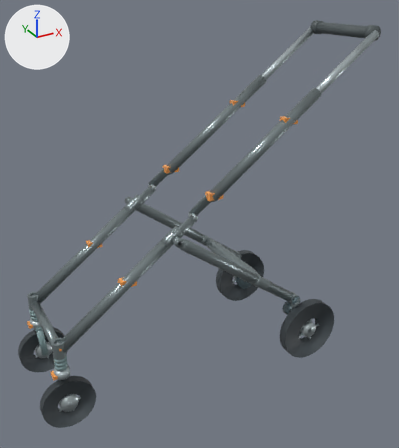
Before and after pictures for a commit that changed the glTF model models/no_cabin/w380_state1_wheel_S.glb.
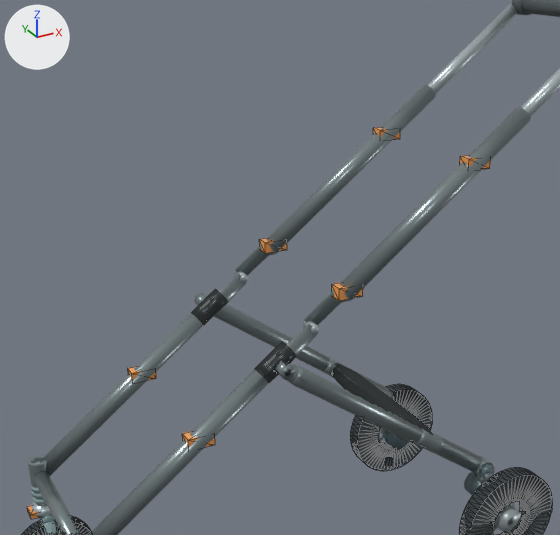
There are two pictures of each version: one whole from a 50 mm lens placed at (-0.175, -1.363, 1.137), pointed at (0.561, -0.024, 0.468), one close up on the part from 3% to 85% of the width and 6% to 75% of the height. Arrows for +X, +Y and +Z are at upper left; the lights stay in place. The last two pictures show the newer version. The close-ups show mesh edges as thin lines. Where no turn or scale is listed for an object, it has been applied to the vertices.

In view in the first close-up: 'RL_tire.009', 'RR_tire.009', 'V46_main_pivot_saddle_-1.002', 'V46_rear_leg_-1.002', 'V46_rear_leg_1.002', 'V46_rearbar.002', 'front_fixed_round_tube', 'handle_slider_1.010', 'main_lower_-1', 'main_lower_1', 'main_upper_-1', 'main_upper_1' and 36 more.
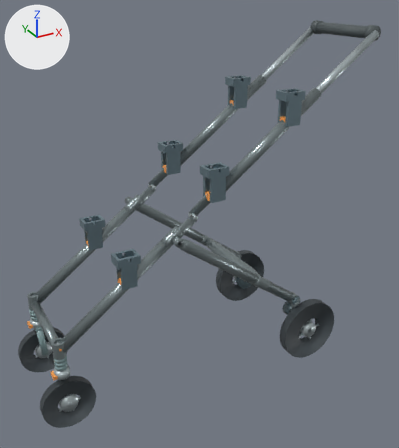
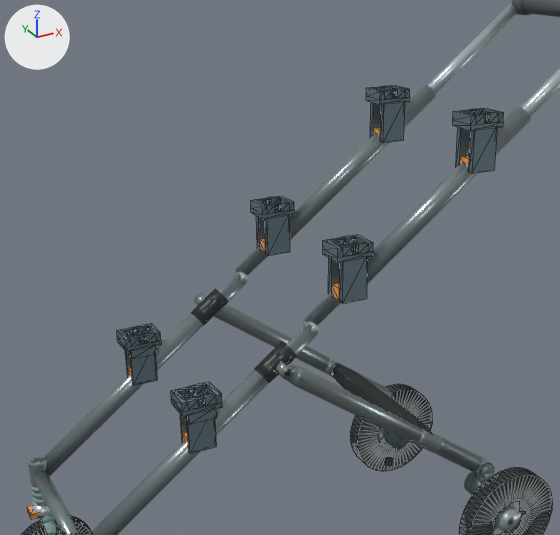
Diff of the bpy script that builds the scene:
```diff
--- a/models/no_cabin/w380_state1_wheel_S.glb.py
+++ b/models/no_cabin/w380_state1_wheel_S.glb.py
@@ mat_universal_cabin_receiver @@
+mat_universal_cabin_receiver = principled_material('Universal Cabin Receiver')
+mat_universal_cabin_receiver.base_color = (0.18, 0.26, 0.3)  # greyish blue #768b95
+mat_universal_cabin_receiver.metallic = 0.58
+mat_universal_cabin_receiver.roughness = 0.42
@@ me_universal_cabin_receiver_m__1 @@
+me_universal_cabin_receiver_m__1.from_pydata(...)  # 76 vertices, 156 faces; spans x 0.5147..0.5787, y -0.159..-0.111, z 0.589..0.682
+me_universal_cabin_receiver_m__1.materials.append(mat_universal_cabin_receiver)  # greyish blue #768b95
@@ me_universal_cabin_receiver_l__1 @@
+me_universal_cabin_receiver_l__1.from_pydata(...)  # 84 vertices, 168 faces; spans x 0.248..0.312, y -0.159..-0.111, z 0.389..0.482
+me_universal_cabin_receiver_l__1.materials.append(mat_universal_cabin_receiver)  # greyish blue #768b95
@@ me_universal_cabin_receiver_h__1 @@
+me_universal_cabin_receiver_h__1.from_pydata(...)  # 76 vertices, 156 faces; spans x 0.7547..0.8187, y -0.159..-0.111, z 0.769..0.862
+me_universal_cabin_receiver_h__1.materials.append(mat_universal_cabin_receiver)  # greyish blue #768b95
@@ me_universal_cabin_receiver_m_1 @@
+me_universal_cabin_receiver_m_1.from_pydata(...)  # 76 vertices, 156 faces; spans x 0.5147..0.5787, y 0.111..0.159, z 0.589..0.682
+me_universal_cabin_receiver_m_1.materials.append(mat_universal_cabin_receiver)  # greyish blue #768b95
@@ me_universal_cabin_receiver_l_1 @@
+me_universal_cabin_receiver_l_1.from_pydata(...)  # 84 vertices, 168 faces; spans x 0.248..0.312, y 0.111..0.159, z 0.389..0.482
+me_universal_cabin_receiver_l_1.materials.append(mat_universal_cabin_receiver)  # greyish blue #768b95
@@ me_universal_cabin_receiver_h_1 @@
+me_universal_cabin_receiver_h_1.from_pydata(...)  # 76 vertices, 156 faces; spans x 0.7547..0.8187, y 0.111..0.159, z 0.769..0.862
+me_universal_cabin_receiver_h_1.materials.append(mat_universal_cabin_receiver)  # greyish blue #768b95
@@ ob_universal_cabin_receiver_m__1 @@
+ob_universal_cabin_receiver_m__1 = bpy.data.objects.new('Universal_Cabin_Receiver_M_-1', me_universal_cabin_receiver_m__1)
+ob_universal_cabin_receiver_m__1.location = (0.0, 0.0, 0.0)
@@ ob_universal_cabin_receiver_l__1 @@
+ob_universal_cabin_receiver_l__1 = bpy.data.objects.new('Universal_Cabin_Receiver_L_-1', me_universal_cabin_receiver_l__1)
+ob_universal_cabin_receiver_l__1.location = (0.0, 0.0, 0.0)
@@ ob_universal_cabin_receiver_h__1 @@
+ob_universal_cabin_receiver_h__1 = bpy.data.objects.new('Universal_Cabin_Receiver_H_-1', me_universal_cabin_receiver_h__1)
+ob_universal_cabin_receiver_h__1.location = (0.0, 0.0, 0.0)
@@ ob_universal_cabin_receiver_m_1 @@
+ob_universal_cabin_receiver_m_1 = bpy.data.objects.new('Universal_Cabin_Receiver_M_1', me_universal_cabin_receiver_m_1)
+ob_universal_cabin_receiver_m_1.location = (0.0, 0.0, 0.0)
@@ ob_universal_cabin_receiver_l_1 @@
+ob_universal_cabin_receiver_l_1 = bpy.data.objects.new('Universal_Cabin_Receiver_L_1', me_universal_cabin_receiver_l_1)
+ob_universal_cabin_receiver_l_1.location = (0.0, 0.0, 0.0)
@@ ob_universal_cabin_receiver_h_1 @@
+ob_universal_cabin_receiver_h_1 = bpy.data.objects.new('Universal_Cabin_Receiver_H_1', me_universal_cabin_receiver_h_1)
+ob_universal_cabin_receiver_h_1.location = (0.0, 0.0, 0.0)
```

Location of each change, [x1, y1, x2, y2] in pixels of the close-ups (560 x 535 px):
'Universal_Cabin_Receiver_M_-1', added
    after: [323, 234, 373, 303]
'Universal_Cabin_Receiver_H_-1', added
    after: [453, 108, 504, 174]
'Universal_Cabin_Receiver_L_-1', added
    after: [171, 382, 222, 453]
'Universal_Cabin_Receiver_M_1', added
    after: [251, 196, 294, 256]
'Universal_Cabin_Receiver_H_1', added
    after: [366, 85, 410, 143]
'Universal_Cabin_Receiver_L_1', added
    after: [117, 323, 161, 385]
